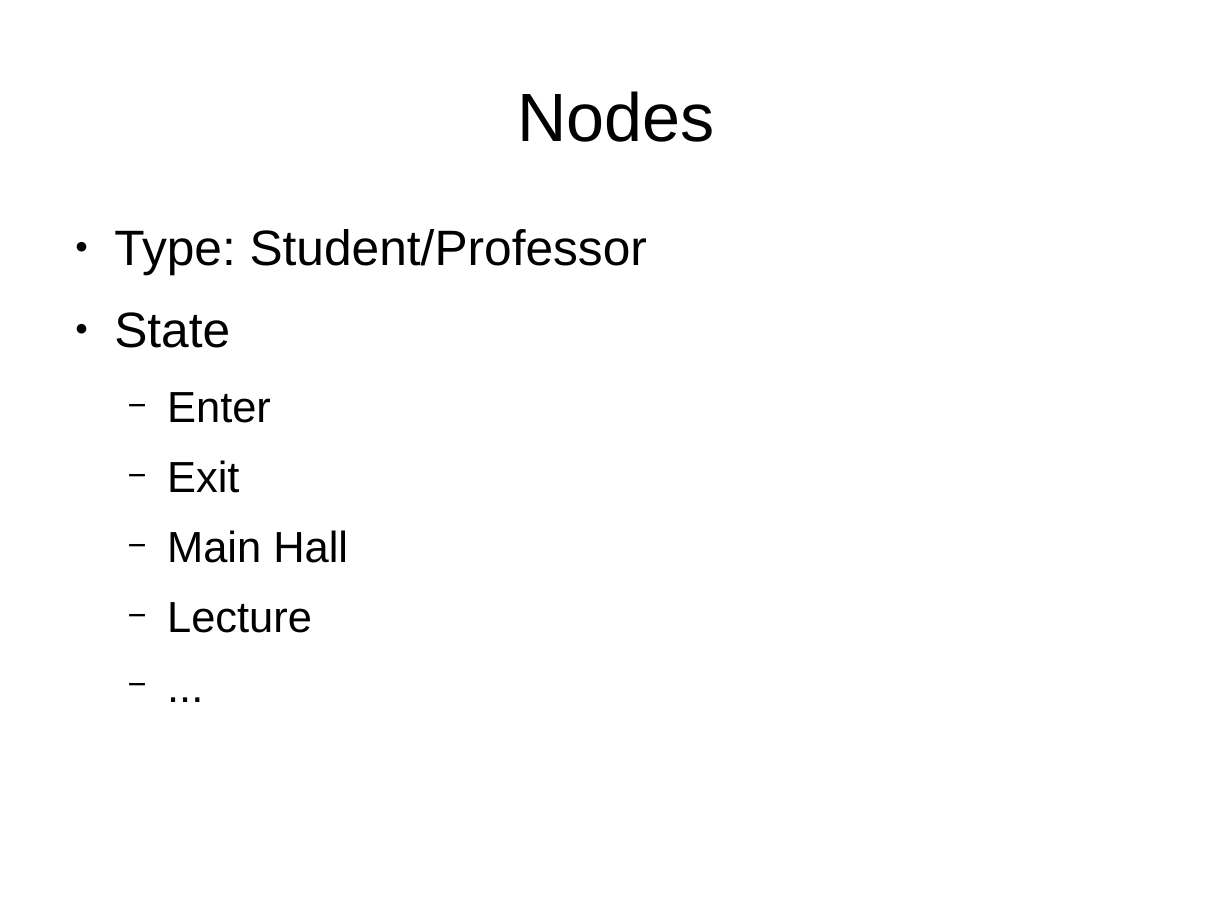
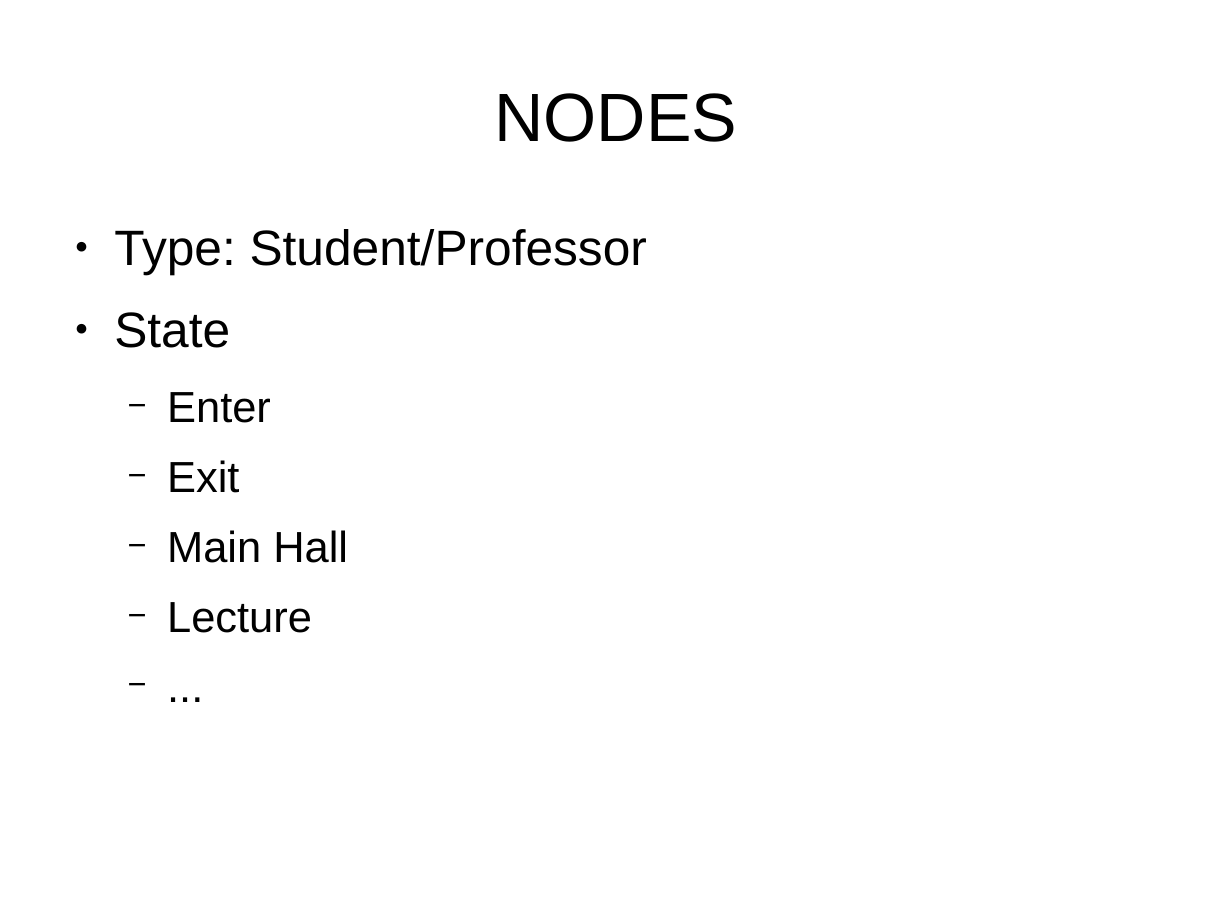
Before and after one commit to lorenzodonini/cmb, a slide deck: slide 4 of assignments/presentation_project_1.odp. Drawn at 1232x924 pixels with LibreOffice and Linux fonts; fonts in the diff are those of the drawing. Boxes give left, top, right and bottom in pixels: in the first picture for what was removed or moved away, otherwise in the second. Text is boxed around its words. In the diff, an @@ line names an element or a change of style, - is before the commit and + after.

```diff
--- a/assignments/presentation_project_1.odp
+++ b/assignments/presentation_project_1.odp
@@ title at <box>494,93,737,142</box>: text changed @@
-Nodes
+NODES
```
Also in this commit, not shown: 3 other slides changed, 2 other files.
